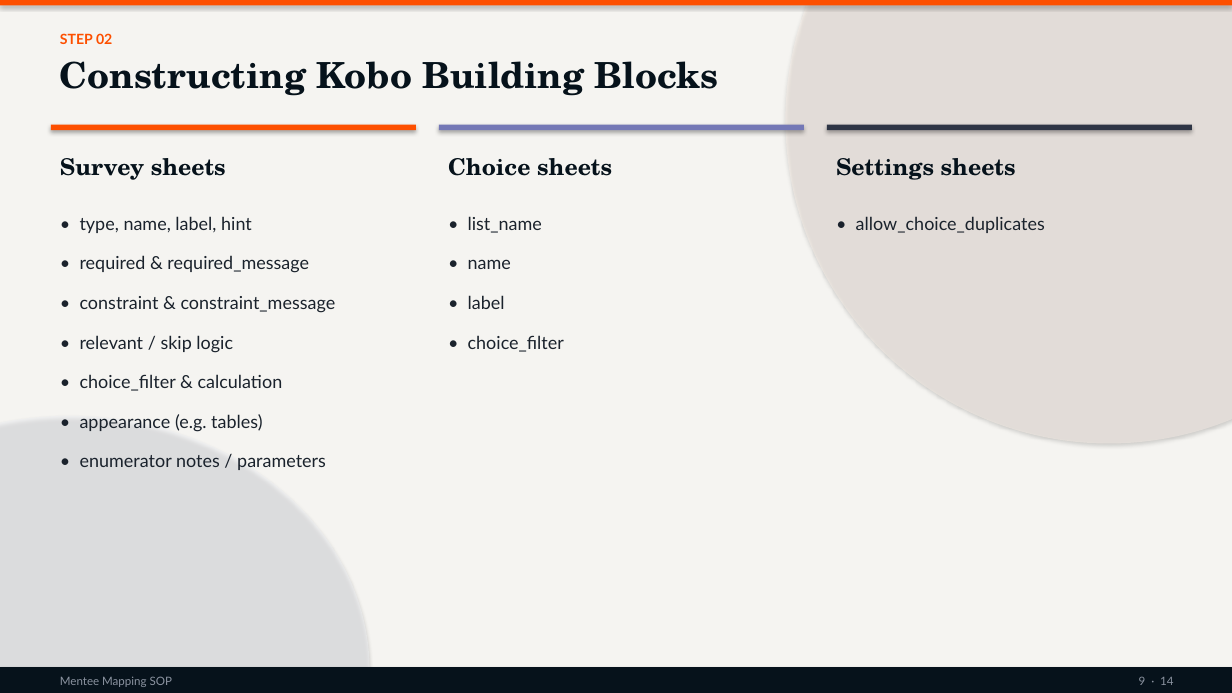
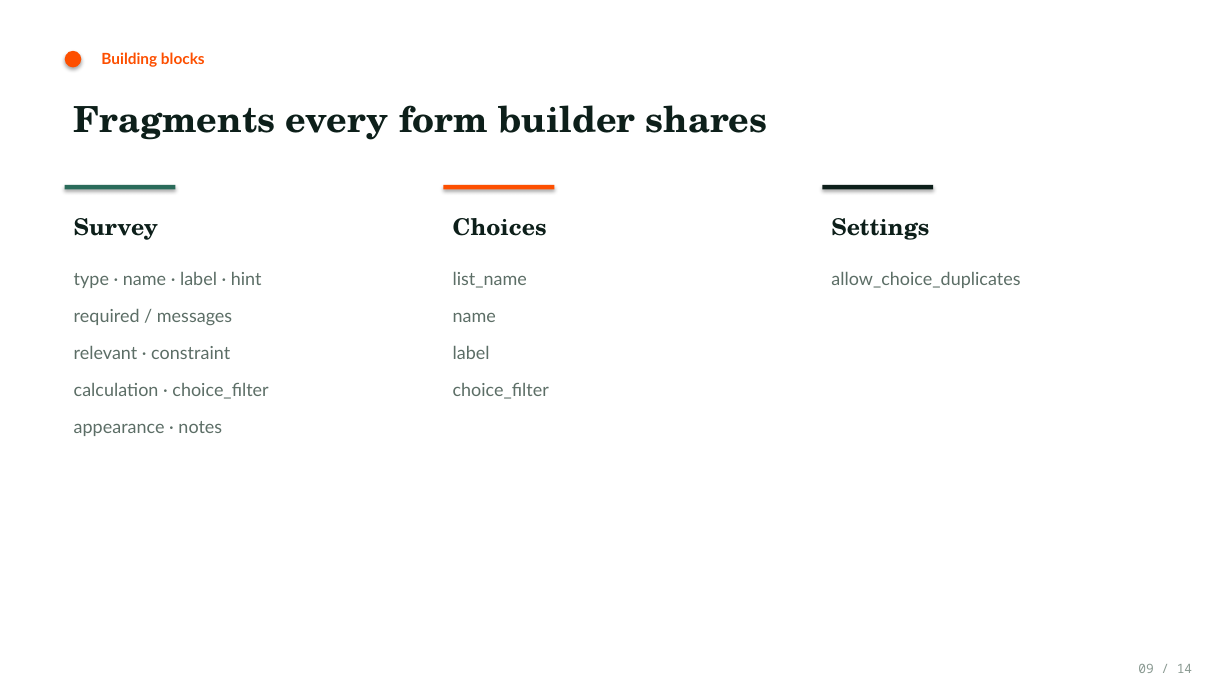
Before and after one commit to kakaijacob/Special-Operations-Schema, a slide deck: slide 9 of docs/Mentee_Mapping_SOP.pptx. Drawn at 1232x693 pixels with LibreOffice and Linux fonts; fonts in the diff are those of the drawing; background and template pictures are left out. Boxes give left, top, right and bottom in pixels: in the first picture for what was removed or moved away, otherwise in the second. Text is boxed around its words. In the diff, an @@ line names an element or a change of style, - is before the commit and + after.

```diff
--- a/docs/Mentee_Mapping_SOP.pptx
+++ b/docs/Mentee_Mapping_SOP.pptx
@@ rectangle removed at [0,0,1232,693] @@
@@ rectangle removed at [0,0,1232,6] @@
@@ ellipse removed at [786,0,1232,444] @@
@@ text removed at [60,33,112,44] @@
-STEP 02
@@ ellipse added at [65,51,81,67], fill #FD4F00 @@
@@ text at [101,52,205,67]: text changed; size 28 to 12 pt; font TeX Gyre Schola to Lato; text colour #06121B to #FD4F00 @@
-Constructing Kobo Building Blocks
+Building blocks
@@ text added at [74,105,768,140], 28 pt, text #0D1F1A, bold @@
+Fragments every form builder shares
@@ rectangle removed at [51,125,416,130] @@
@@ rectangle removed at [439,125,804,130] @@
@@ rectangle removed at [827,125,1192,130] @@
@@ text removed at [448,158,612,176] @@
-Choice sheets
@@ rectangle added at [65,185,176,189], fill #2A6B5A @@
@@ rectangle added at [444,185,555,189], fill #FD4F00 @@
@@ rectangle added at [823,185,933,189], fill #0D1F1A @@
@@ text at [74,218,158,240]: text changed; text colour #06121B to #0D1F1A @@
-Survey sheets
+Survey
@@ text added at [453,218,547,236], 18 pt, text #0D1F1A, bold @@
+Choices
@@ text at [831,218,929,240]: text changed; text colour #06121B to #0D1F1A @@
-Settings sheets
+Settings
@@ text at [74,272,268,436]: text changed; text colour #1A222C to #5C6E66 @@
-• type, name, label, hint
-• required & required_message
-• constraint & constraint_message
-• relevant / skip logic
-• choice_filter & calculation
-• appearance (e.g. tables)
-• enumerator notes / parameters
+type · name · label · hint
+required / messages
+relevant · constraint
+calculation · choice_filter
+appearance · notes
@@ text at [453,272,549,399]: text changed; text colour #1A222C to #5C6E66 @@
-• list_name
-• name
-• label
-• choice_filter
+list_name
+name
+label
+choice_filter
@@ text at [831,272,1020,288]: text changed; text colour #1A222C to #5C6E66 @@
-• allow_choice_duplicates
+allow_choice_duplicates
@@ ellipse removed at [0,416,370,693] @@
@@ rectangle removed at [0,667,1232,693] @@
@@ text removed at [60,676,172,687] @@
-Mentee Mapping SOP
@@ text at [1138,664,1192,673]: text changed; size 9 to 10 pt; font Lato to Noto Sans Mono; text colour #8B93A0 to #8A9A92 @@
-9 · 14
+09 / 14
```
Also in this commit, not shown: 7 other slides changed, 6 slides added, 6 slides removed, 9 other files.
